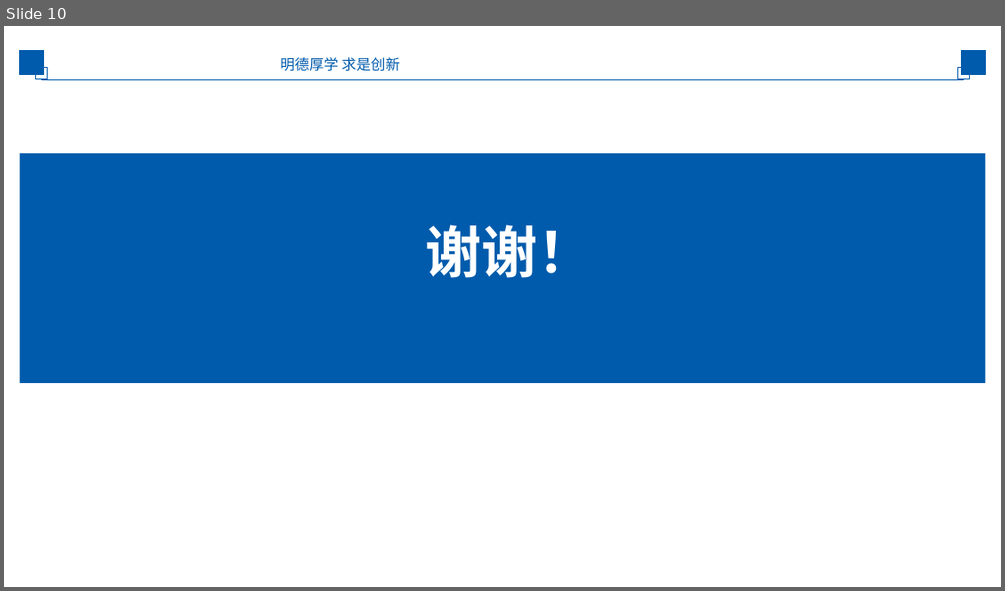
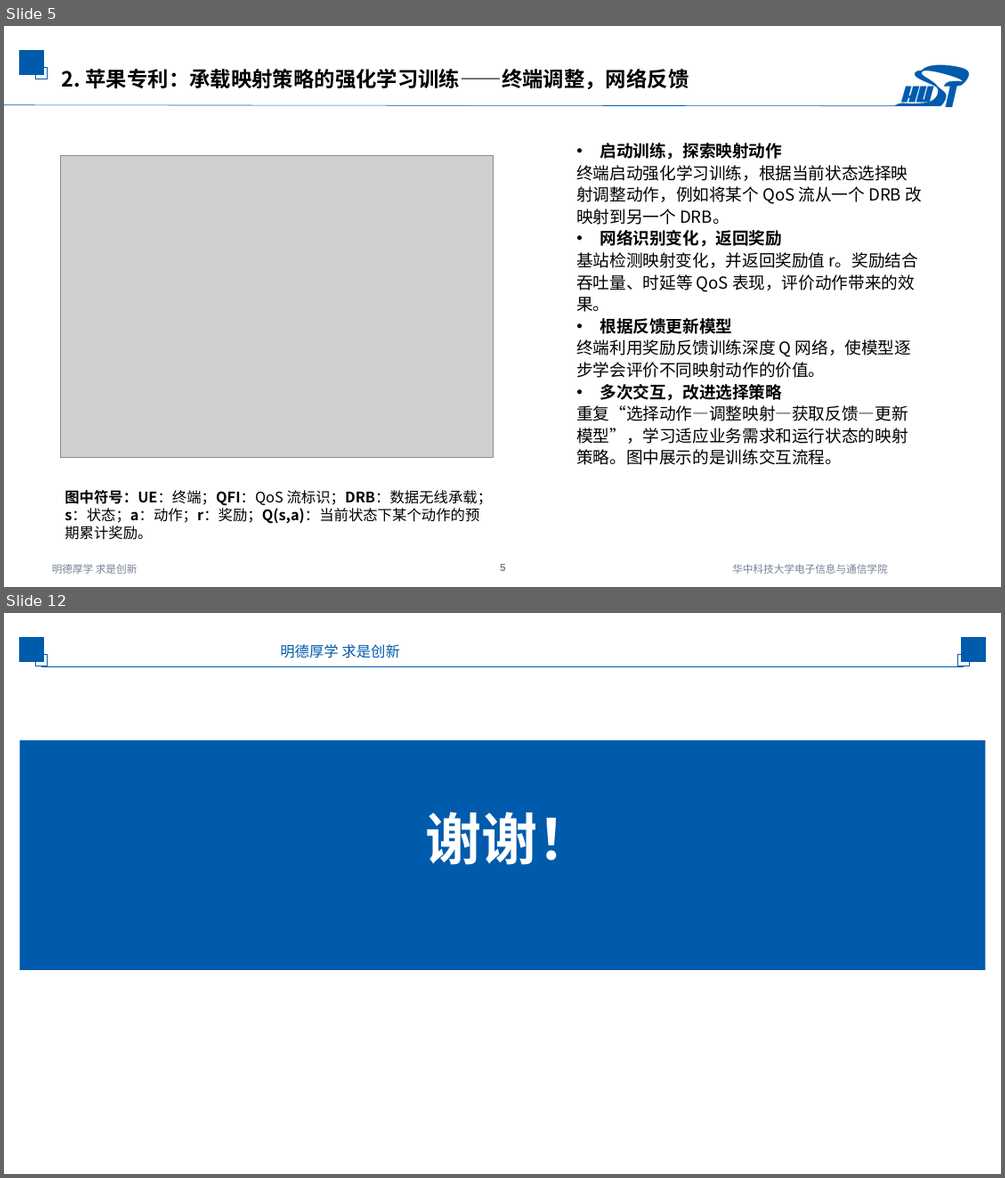
Before and after one commit to strings-pixel/self, a slide deck: 2026.10.10AI与通信融合研究进展调研三.pptx. Shown one above the other, each under a label of ours: slide 10 before the commit, slides 5 and 12 after it; the slides between them are not shown. The pictures are 1005x591 and 1005x1178 pixels, drawn with LibreOffice and Linux fonts; fonts in the diff are those of the drawing; grey boxes stand for pictures; background and template pictures are left out. Boxes give left, top, right and bottom in pixels: in the first picture for what was removed or moved away, otherwise in the second. Text is boxed around its words. In the diff, an @@ line names an element or a change of style, - is before the commit and + after.

```diff
--- a/2026.10.10AI与通信融合研究进展调研三.pptx
+++ b/2026.10.10AI与通信融合研究进展调研三.pptx
@@ slide 5 added at <box>4,26,1001,587</box>, background #FFFFFF; not listed: 2 template elements that a slide beside it also shows @@
@@ text added at <box>62,69,689,89</box>, 20 pt, text #000000, bold @@
+2. 苹果专利：承载映射策略的强化学习训练——终端调整，网络反馈
@@ line added from (4, 105) to (895, 106), #005BAD 0.5 pt @@
@@ group added at <box>895,62,974,108</box>: 6 freeform shapes, 2 rectangles @@
@@ picture added at <box>60,156,493,458</box> @@
@@ text added at <box>576,143,922,465</box>, 16 pt, text #000000 @@
+• 启动训练，探索映射动作
+终端启动强化学习训练，根据当前状态选择映射调整动作，例如将某个 QoS 流从一个 DRB 改映射到另一个 DRB。
+• 网络识别变化，返回奖励
+基站检测映射变化，并返回奖励值 r。奖励结合吞吐量、时延等 QoS 表现，评价动作带来的效果。
+• 根据反馈更新模型
+终端利用奖励反馈训练深度 Q 网络，使模型逐步学会评价不同映射动作的价值。
+• 多次交互，改进选择策略
+重复“选择动作—调整映射—获取反馈—更新模型”，学习适应业务需求和运行状态的映射策略。图中展示的是训练交互流程。
@@ text added at <box>65,490,493,540</box>, 14 pt, text #000000 @@
+图中符号：UE：终端；QFI：QoS 流标识；DRB：数据无线承载；s：状态；a：动作；r：奖励；Q(s,a)：当前状态下某个动作的预期累计奖励。
@@ text added at <box>52,564,138,573</box>, 10 pt, text #768395 @@
+明德厚学 求是创新
@@ page number added at <box>500,564,505,571</box>, 10 pt, text #808080, bold @@
+5
@@ text added at <box>732,564,887,573</box>, 10 pt, text #768395 @@
+华中科技大学电子信息与通信学院
@@ what was slide 10 is now slide 12 @@
```
Also in this commit, not shown: 6 slides changed, 1 other slide added.
